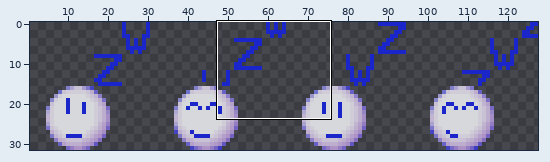
Sprite sheet: data/sprites/ideas/away.png. Above, an overview of the earlier version with the close-up marked.
Close-up. Before:
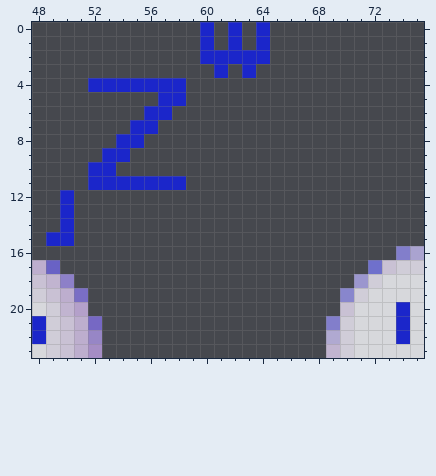
The file is 128x32 pixels. Colours within 5 levels of each other are drawn and written as one. Shown: x 48..75, y 0..23. The wide view leaves out empty margins.
Now the later version:
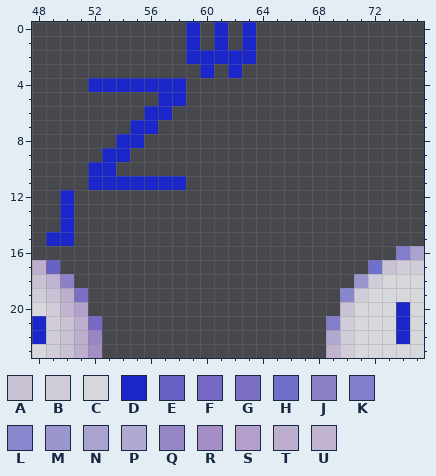
Palette (. is transparent): A #c9c1d4  B #d0cdd8  C #d7d8dc  D #1b26ca  E #6962c5  F #7668c4  G #7a6ec5  H #6f70cc  J #8d80c8  K #827ecb  L #8886cd  M #9b96ce  N #aaa3d0  P #b0a9d1  Q #9786c6  R #a58dc5  S #b4a0ca  T #bdaece  U #c1b4d0
From the commit log: Poprawienie pixeli w pliku: away.png
Change:
@@ x 57..66 @@
- 0 ...D.D.D..
- 1 ...D.D.D..
- 2 ...DDDDD..
- 3 ....D.D...
+ 0 ..D.D.D...
+ 1 ..D.D.D...
+ 2 ..DDDDD...
+ 3 ...D.D....
  4 DD........
Pixel boxes of the changes (left, top, right, bottom) in both close-ups:
changed: (186, 22, 270, 78)
